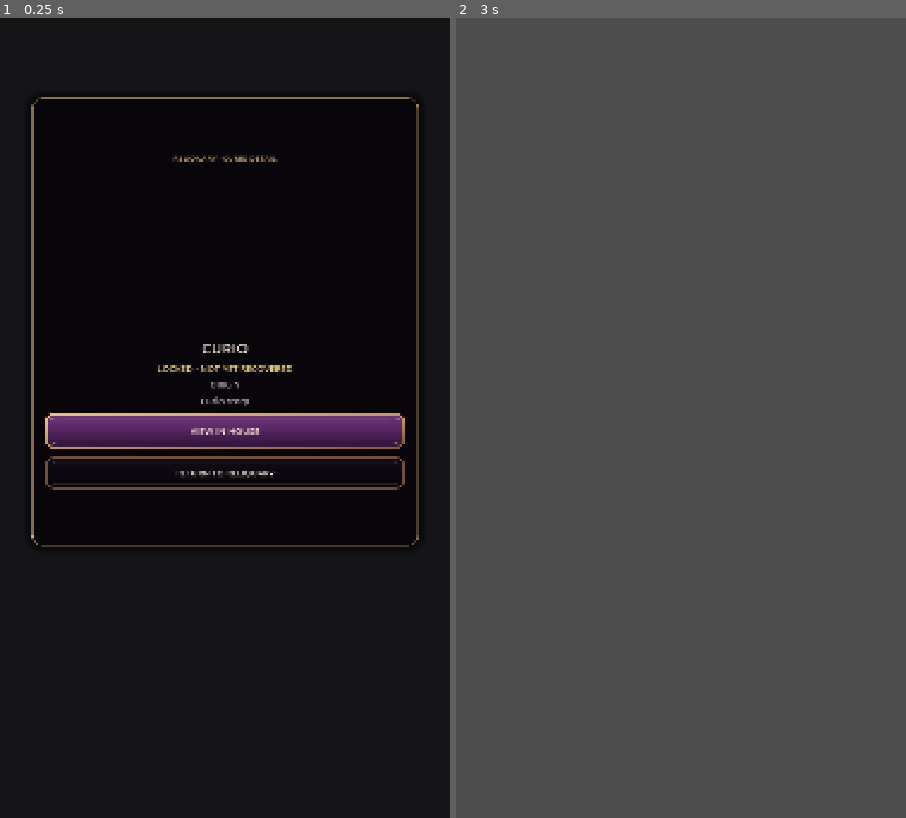
Above: before the commit, frames 1-2 (left to right).
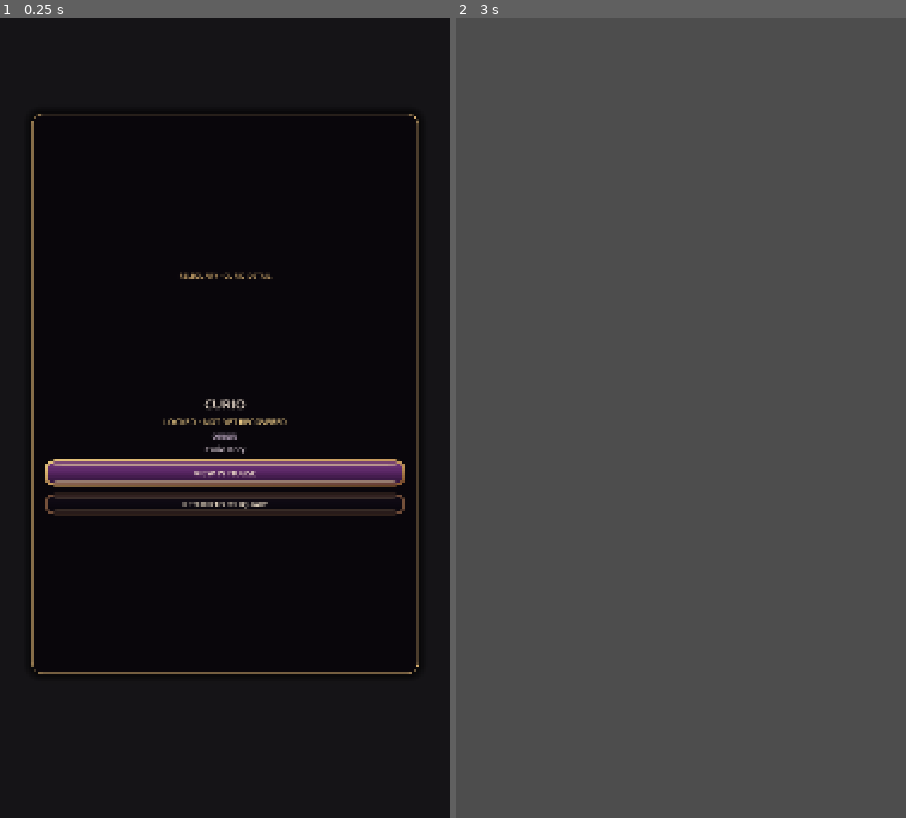
Above: after the commit, the same moments.

Repository: Jay-prodesign/akilta-match3
Game: Godot game, scene res://src/ui/collection/curio_detail_panel.tscn
Same seed, same stepped clock (60 frames per second), same inputs: the game is played once before the commit and once after it. This scene is started directly instead of the project's main scene.
Inputs:
- Up to frame 1 (0.25 s): no input
- Up to frame 2 (3 s): click "VIEW IN HOUSE" at 0.5 s; click "VIEW IN HOUSE" at 1.25 s; click "VIEW IN HOUSE" at 2 s; click "RETURN TO RELIQUARY" at 2.75 s

The runs differ from the first frame. In frame 1, 10% of the frame differs, in the area x 6-94%, y 9-82%; in frame 2, nothing differs.

Commit message:
Tighten Curio detail composition and capture its settled state

Diff:
--- a/src/ui/collection/curio_detail_panel.gd
+++ b/src/ui/collection/curio_detail_panel.gd
@@ -197,9 +197,9 @@
 		"curio_id": _curio_id,
 		"art_loaded": hero_art != null and hero_art.texture != null,
 		"view_in_house_visible": view_house != null and view_house.visible,
-		"north_star_actions": view_house != null and view_house.custom_minimum_size.y >= 64.0 and close != null and close.custom_minimum_size.y >= 60.0,
+		"north_star_actions": view_house != null and view_house.custom_minimum_size.y >= 70.0 and close != null and close.custom_minimum_size.y >= 60.0,
 		"asset_backed_actions": view_house != null and view_house.get_theme_stylebox("normal") is StyleBoxTexture and close ! …(264 unchanged characters)…
-		"content_bounded_card": card != null and card.anchor_bottom - card.anchor_top <= 0.57,
+		"content_bounded_card": card != null and card.anchor_bottom - card.anchor_top <= 0.71 and card.size.y <= get_viewport_rect().size.y * 0.74,
 		"modal_veil_strength": ($Veil as ColorRect).color.a >= 0.74,
 		"seam_free_card_material": card != null and card.get_theme_stylebox("panel") is StyleBoxFlat and String(card.get_meta("detail_material", "")) == "scene_authored_flat",
 		"modal_choreography": has_meta("modal_phase") and _presented,
--- a/src/ui/collection/curio_detail_panel.tscn
+++ b/src/ui/collection/curio_detail_panel.tscn
@@ -58,16 +58,16 @@
 layout_mode = 1
 anchors_preset = 0
 anchor_left = 0.07
-anchor_top = 0.10
+anchor_top = 0.12
 anchor_right = 0.93
-anchor_bottom = 0.66
+anchor_bottom = 0.82
 grow_horizontal = 2
 grow_vertical = 2
 theme_override_styles/panel = SubResource("DetailCard")
 
 [node name="Content" type="VBoxContainer" parent="CurioDetailCard"]
 layout_mode = 2
-theme_override_constants/separation = 9
+theme_override_constants/separation = 7
 alignment = 1
 
 [node name="Kicker" type="Label" parent="CurioDetailCard/Content"]
@@ -75,12 +75,12 @@
 theme_override_colors/font_color = Color(0.831, 0.678, 0.439, 1)
 theme_override_colors/font_outline_color = Color(0.02, 0.014, 0.028, 0.94)
 theme_override_constants/outline_size = 3
-theme_override_font_sizes/font_size = 19
+theme_override_font_sizes/font_size = 17
 text = "RELIQUARY · CURIO DETAIL"
 horizontal_alignment = 1
 
 [node name="HeroArt" type="TextureRect" parent="CurioDetailCard/Content"]
-custom_minimum_size = Vector2(0, 400)
+custom_minimum_size = Vector2(0, 260)
 layout_mode = 2
 expand_mode = 1
 stretch_mode = 5
@@ -90,21 +90,21 @@
 theme_override_colors/font_color = Color(0.96, 0.9, 0.84, 1)
 theme_override_colors/font_outline_color = Color(0.02, 0.014, 0.028, 0.96)
 theme_override_constants/outline_size = 4
-theme_override_font_sizes/font_size = 36
+theme_override_font_sizes/font_size = 32
 text = "CURIO"
 horizontal_alignment = 1
 
 [node name="State" type="Label" parent="CurioDetailCard/Content"]
 layout_mode = 2
 theme_override_colors/font_color = Color(0.949, 0.816, 0.545, 1)
-theme_override_font_sizes/font_size = 22
+theme_override_font_sizes/font_size = 20
 text = "LOCKED · NOT YET RECOVERED"
 horizontal_alignment = 1
 
 [node name="Origin" type="Label" parent="CurioDetailCard/Content"]
 layout_mode = 2
 theme_override_colors/font_color = Color(0.76, 0.68, 0.78, 1)
-theme_override_font_sizes/font_size = 20
+theme_override_font_sizes/font_size = 17
 text = "ORIGIN"
 horizontal_alignment = 1
 autowrap_mode = 2
@@ -112,26 +112,26 @@
 [node name="Lore" type="Label" parent="CurioDetailCard/Content"]
 layout_mode = 2
 theme_override_colors/font_color = Color(0.9, 0.84, 0.88, 1)
-theme_override_font_sizes/font_size = 22
+theme_override_font_sizes/font_size = 18
 text = "Curio story"
 horizontal_alignment = 1
 autowrap_mode = 2
 
 [node name="ViewInHouse" type="Button" parent="CurioDetailCard/Content"]
-custom_minimum_size = Vector2(0, 96)
+custom_minimum_size = Vector2(0, 74)
 layout_mode = 2
 theme_override_colors/font_color = Color(1, 0.941, 0.847, 1)
-theme_override_font_sizes/font_size = 22
+theme_override_font_sizes/font_size = 20
 theme_override_styles/normal = SubResource("Action")
 theme_override_styles/hover = SubResource("Action")
 theme_override_styles/pressed = SubResource("Action")
 text = "VIEW IN HOUSE"
 
 [node name="Close" type="Button" parent="CurioDetailCard/Content"]
-custom_minimum_size = Vector2(0, 88)
+custom_minimum_size = Vector2(0, 62)
 layout_mode = 2
 theme_override_colors/font_color = Color(1, 0.941, 0.847, 1)
-theme_override_font_sizes/font_size = 21
+theme_override_font_sizes/font_size = 18
 theme_override_styles/normal = SubResource("Action")
 theme_override_styles/hover = SubResource("Action")
 theme_override_styles/pressed = SubResource("Action")
--- a/tests/visual/capture_level1_journey.gd
+++ b/tests/visual/capture_level1_journey.gd
@@ -293,7 +293,7 @@
 	if inspect == null:
 		return _fail(app, "S08 awakened Curio must expose O04 detail")
 	inspect.emit_signal("pressed")
-	await _frames(3)
+	await _frames(30)
 	var detail_state: Label = collection.get_node_or_null("CurioDetailOverlay/CurioDetailCard/Content/State") as Label
 	var detail_origin: Label = collection.get_node_or_null("CurioDetailOverlay/CurioDetailCard/Content/Origin") as Label
 	if detail_state == null or not detail_state.text.contains("AWAKENED") or detail_origin == null or not detail_origin.text.contains("LEVEL 1"):
